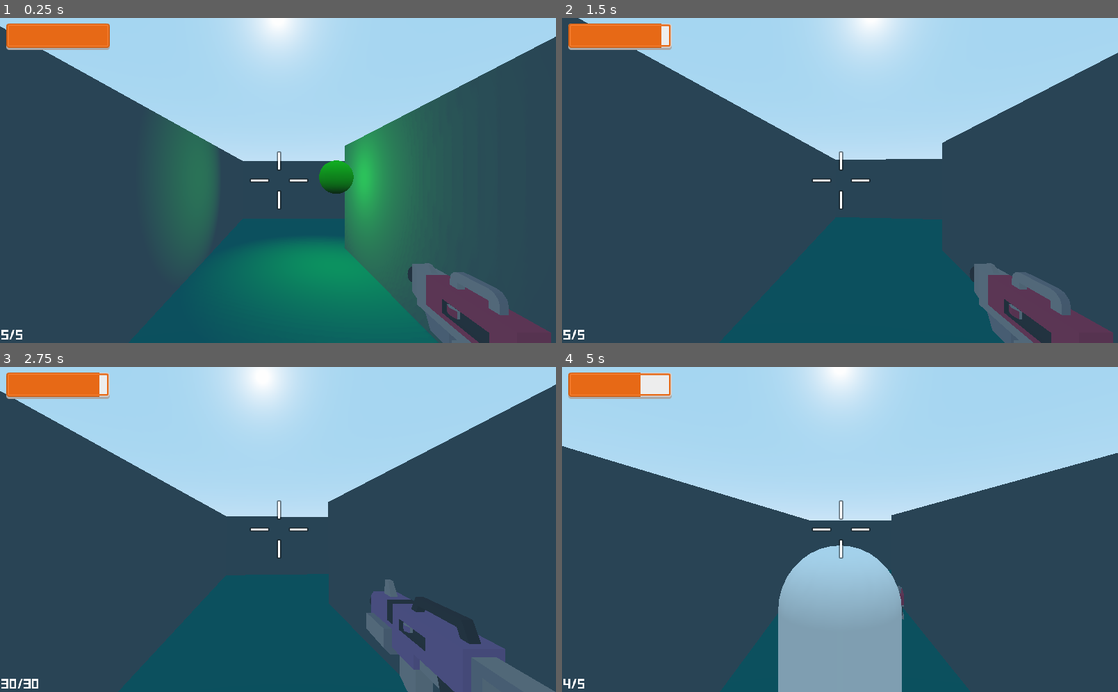
Above: before the commit, frames 1-4 (two rows, left to right).
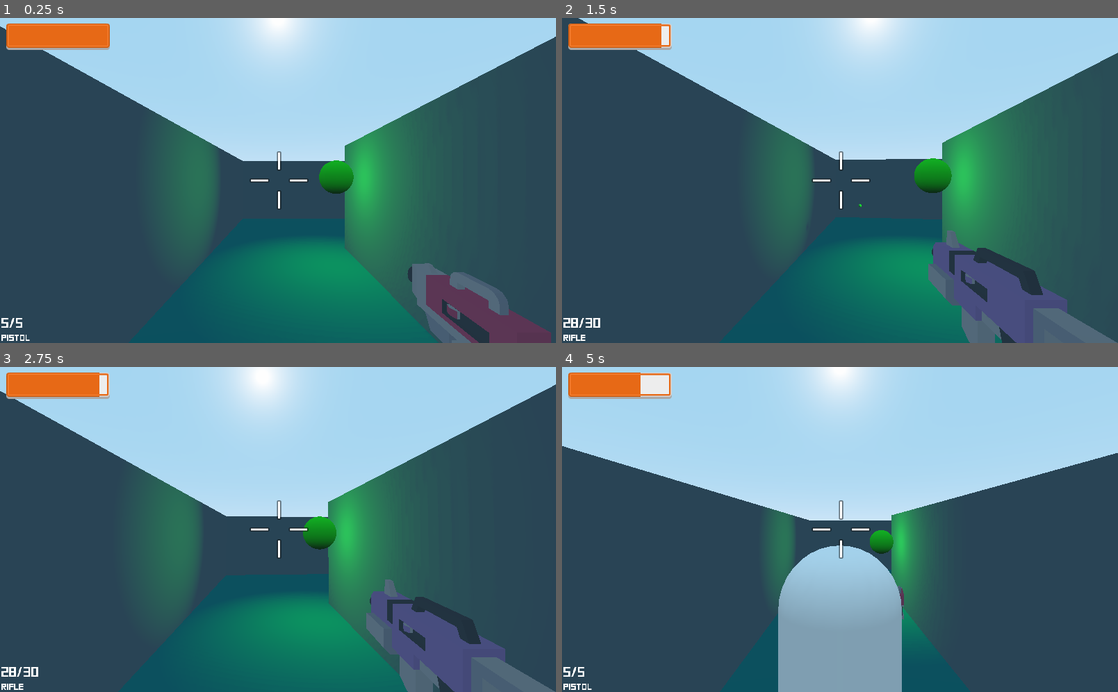
Above: after the commit, the same moments.

Repository: realyurimednikov/fps-sandbox
Game: Godot game, scene res://Levels/DemoLevel.tscn
The game is run twice, just before and just after one commit, with the same random seed, the same clock (stepped at 60 frames per second) and the same inputs.
Inputs (mouse positions are in pixels of both pictures, inside the frame that each line leads up to):
- Up to frame 1 (0.25 s): no input
- Up to frame 2 (1.5 s): tap Enter at 0.5 s; move the mouse to (867, 180) at 0.52 s; hold N (weapon_switch_up, bound only after the commit) from 0.53 s (still down); tap Z (damage_player) at 0.6 s; tap Space (jump) at 0.77 s; click (867, 180) at 0.8 s; move the mouse to (812, 180) at 1.27 s; click (812, 180) at 1.35 s
- Up to frame 3 (2.75 s): keep holding N (weapon_switch_up, bound only after the commit); tap Space (jump) at 1.52 s; tap 1 (weapon_pistol) at 1.55, 2.1 s; move the mouse to (289, 523) at 2.02 s; tap 2 (weapon_rifle) at 2.3 s
- Up to frame 4 (5 s): keep holding N (weapon_switch_up, bound only after the commit); tap Space (jump) at 2.75, 3.02, 3.77, 4.52 s; move the mouse to (834, 536) at 2.77 s; tap 2 (weapon_rifle) at 2.85 s; tap Z (damage_player) at 3.05, 4.35 s; tap Enter at 3.5 s; move the mouse to (878, 532) at 3.52 s; tap C (camera_switch) at 3.6 s; click (878, 532) at 3.8 s; move the mouse to (795, 526) at 4.27 s; tap 1 (weapon_pistol) at 4.55 s

The runs differ from the first frame. In frame 1, 0.1% of the frame differs, in the area x 0-6%, y 92-100%; in frame 2, 21%, in the area x 0-100%, y 23-100%; in frame 3, 16%; in frame 4, 3.5%.

Commit message:
Improved weapon switching
- Switch weapons with mouse wheel
- Switch weapons with M/N as emulation of mouse wheel
- Added weapon type label

Diff:
--- a/Player/Player.gd
+++ b/Player/Player.gd
@@ -17,7 +17,7 @@
 var velocity = Vector3()
 var camera_x_rotation = 0
 var health = 100
-
+var selected_weapon = 1
 var is_first_person_camera_active = true
 
 
@@ -53,6 +53,12 @@
 	# switch weapons
 	switch_weapons()
 
+	# switch weapons with two buttons (to test gamepad without gamepad):
+	if Input.is_action_just_pressed("weapon_switch_up"):
+		weapon_switch_up()
+	elif Input.is_action_just_pressed("weapon_switch_down"):
+		weapon_switch_down()
+
 	# jump
 	jump()
 
@@ -64,6 +70,15 @@
 func _input(event):
 	rotate_head(event)
 
+	if event is InputEventMouseButton:
+
+		# switch weapons
+		if event.is_pressed():
+			if event.button_index == BUTTON_WHEEL_UP:
+				weapon_switch_up()
+			elif event.button_index == BUTTON_WHEEL_DOWN:
+				weapon_switch_down()
+
 
 func _ready():
 	Input.set_mouse_mode(Input.MOUSE_MODE_CAPTURED)
@@ -71,6 +86,10 @@
 
 func update_ui():
 	get_tree().call_group("UI", "update_health", health)
+	if selected_weapon == 1:
+		get_tree().call_group("UI", "update_ammo_type", "Pistol")
+	elif selected_weapon == 2:
+		get_tree().call_group("UI", "update_ammo_type", "Rifle")
 
 
 func rotate_head(event):
@@ -84,15 +103,22 @@
 
 func switch_weapons():
 	if Input.is_action_just_pressed("weapon_pistol"):
+		selected_weapon = 1
+	elif Input.is_action_just_pressed("weapon_rifle"):
+		selected_weapon = 2
+
+	if selected_weapon == 1:
 		pistol_gun.visible = true
 		assault_rifle_gun.visible = false
 		pistol_gun.enable_gun()
 		assault_rifle_gun.disable_gun()
-	elif Input.is_action_just_pressed("weapon_rifle"):
+	elif selected_weapon == 2:
 		pistol_gun.visible = false
 		assault_rifle_gun.visible = true
 		pistol_gun.disable_gun()
 		assault_rifle_gun.enable_gun()
+
+	update_ui()
 
 
 func switch_camera():
@@ -126,3 +152,17 @@
 func damage_player(damage):
 	health -= damage
 	update_ui()
+
+
+func weapon_switch_up():
+	if selected_weapon < 2:
+		selected_weapon += 1
+	else:
+		selected_weapon = 1
+
+
+func weapon_switch_down():
+	if selected_weapon > 1:
+		selected_weapon -= 1
+	else:
+		selected_weapon = 2
--- a/UI/UI.gd
+++ b/UI/UI.gd
@@ -4,6 +4,8 @@
 onready var ammo_label = $HBoxContainer/AmmoLabel
 onready var interact_label = $InteractLabel
 onready var health_bar = $HBoxContainer2/HealthBar
+onready var ammo_type_label = $HBoxContainer/WeaponTypeLabel
+
 
 func update_ammo(current, total):
 	ammo_label.text = str(current) + "/" + str(total)
@@ -20,3 +22,7 @@
 
 func update_health(value):
 	health_bar.value = value
+
+
+func update_ammo_type(type):
+	ammo_type_label.text = type
--- a/UI/UI.tscn
+++ b/UI/UI.tscn
@@ -8,6 +8,9 @@
 
 [sub_resource type="DynamicFont" id=1]
 size = 25
+font_data = ExtResource( 5 )
+
+[sub_resource type="DynamicFont" id=2]
 font_data = ExtResource( 5 )
 
 [node name="UI" type="Control" groups=[
@@ -22,24 +25,30 @@
 "_edit_use_anchors_": false
 }
 
-[node name="HBoxContainer" type="HBoxContainer" parent="."]
+[node name="HBoxContainer" type="VBoxContainer" parent="."]
 anchor_top = 1.0
 anchor_bottom = 1.0
-margin_top = -27.0
-margin_right = 40.0
+margin_top = -49.0
+margin_right = 53.0
 alignment = 1
 __meta__ = {
 "_edit_use_anchors_": false
 }
 
 [node name="AmmoLabel" type="Label" parent="HBoxContainer"]
-margin_right = 40.0
+margin_right = 53.0
 margin_bottom = 27.0
 custom_fonts/font = SubResource( 1 )
 text = "0/0"
 __meta__ = {
 "_edit_use_anchors_": false
 }
+
+[node name="WeaponTypeLabel" type="Label" parent="HBoxContainer"]
+margin_top = 31.0
+margin_right = 53.0
+margin_bottom = 49.0
+custom_fonts/font = SubResource( 2 )
 
 [node name="HBoxContainer2" type="HBoxContainer" parent="."]
 margin_left = 10.0
--- a/project.godot
+++ b/project.godot
@@ -103,6 +103,16 @@
 "events": [ Object(InputEventKey,"resource_local_to_scene":false,"resource_name":"","device":0,"alt":false,"shift":false,"control":false,"meta":false,"command":false,"pressed":false,"scancode":67,"unicode":0,"echo":false,"script":null)
  ]
 }
+weapon_switch_up={
+"deadzone": 0.5,
+"events": [ Object(InputEventKey,"resource_local_to_scene":false,"resource_name":"","device":0,"alt":false,"shift":false,"control":false,"meta":false,"command":false,"pressed":false,"scancode":78,"unicode":0,"echo":false,"script":null)
+ ]
+}
+weapon_switch_down={
+"deadzone": 0.5,
+"events": [ Object(InputEventKey,"resource_local_to_scene":false,"resource_name":"","device":0,"alt":false,"shift":false,"control":false,"meta":false,"command":false,"pressed":false,"scancode":77,"unicode":0,"echo":false,"script":null)
+ ]
+}
 
 [layer_names]
 
Not shown: 1 places in UI/UI.tscn that only renumber resources
